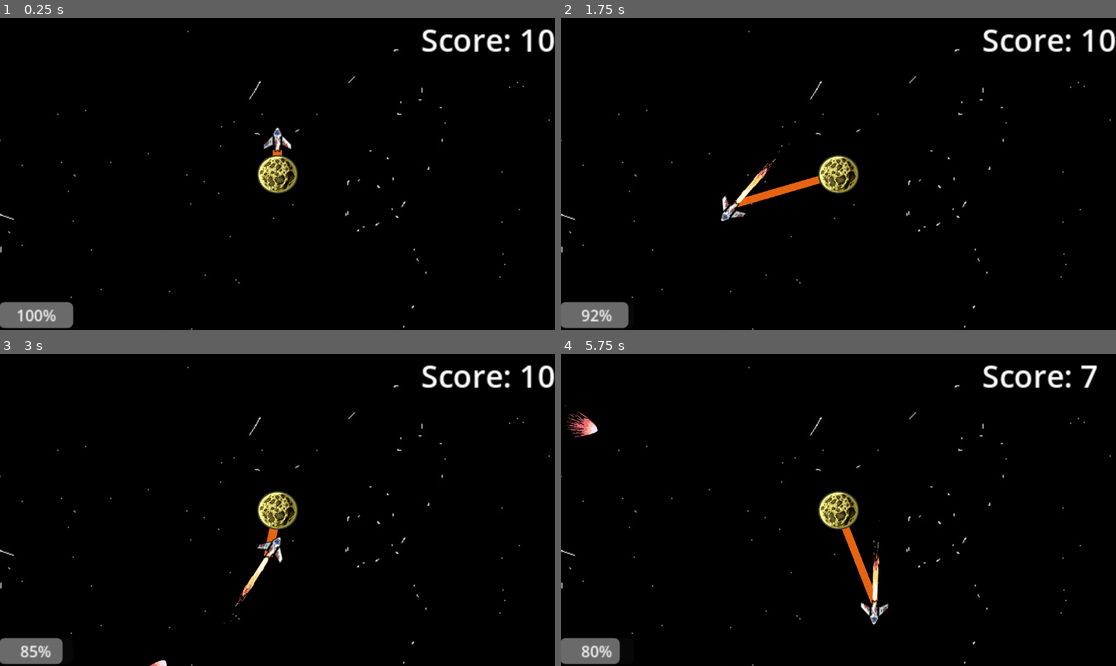
Above: before the commit, frames 1-4 (two rows, left to right).
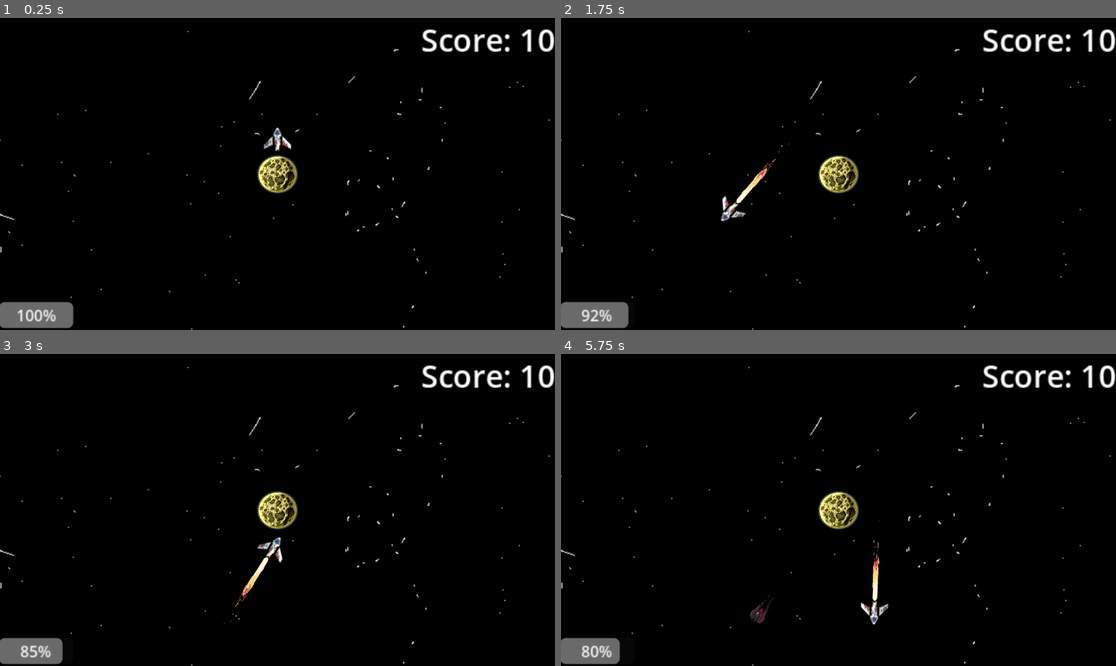
Above: after the commit, the same moments.

Repository: Fila2224/bounce-back
Game: Godot game, scene res://scenes/main_scene.tscn
Same seed, same stepped clock (60 frames per second), same inputs: the game is played once before the commit and once after it.
Inputs:
- Up to frame 1 (0.25 s): no input
- Up to frame 2 (1.75 s): tap Enter at 0.5 s; hold D (right) 0.53-1.28 s; hold Shift (speed) 0.53-1.28 s; hold S (down) from 1.28 s (still down); tap Space (blip) at 1.35 s; tap Shift (speed) at 1.55 s
- Up to frame 3 (3 s): release S (down) at 2.03 s; hold D (right) 2.03-2.78 s; hold Shift (speed) 2.03-2.78 s; hold Up (up) from 2.78 s (still down); tap Shift (speed) at 2.85 s
- Up to frame 4 (5.75 s): release Up (up) at 3.53 s; hold Shift (speed) 3.53-4.28 s; hold Left (left) 3.53-5.03 s; tap Space (blip) at 3.6 s; tap Shift (speed) at 4.35 s; hold S (down) from 5.03 s (still down); hold Shift (speed) from 5.03 s (still down)

The runs differ from the first frame. In frame 1, less than 0.1% of the frame differs, in the area x 49-51%, y 42-45%; in frame 2, 0.4%; in frame 3, 0.1%; in frame 4, 1.0%, in the area x 0-100%, y 3-87%.

Commit message:
zvysovani intenziti meteoru a stihacky v prubehu hry

Diff:
--- a/scenes/main_scene.tscn
+++ b/scenes/main_scene.tscn
@@ -33,6 +33,7 @@
 planet = NodePath("../moon-center")
 
 [node name="Line2D" type="Line2D" parent="." unique_id=206474877 groups=["line"]]
+visible = false
 z_index = -5
 default_color = Color(1, 0.43137255, 0.078431375, 0.9019608)
 script = ExtResource("4_pu3yx")
--- a/scenes/progress_bar.gd
+++ b/scenes/progress_bar.gd
@@ -4,6 +4,3 @@
 # Called when the node enters the scene tree for the first time.
 func _ready() -> void:
 	value = 100
-
-func _process(delta: float) -> void:
-	print('''''')
--- a/scripts/enemy_fighter.gd
+++ b/scripts/enemy_fighter.gd
@@ -7,10 +7,11 @@
 @onready var anim: AnimatedSprite2D = $AnimatedSprite2D
 @onready var area_2d: Area2D = $Area2D
 
-## Rychlost letu stíhačky (o něco pomalejší než meteory, které mají 100)
-@export var speed: float = 75.0
+## Počáteční základní rychlost stíhačky (o něco pomalejší než meteory)
+@export var speed: float = 48.0
 
 var is_dead: bool = false
+var lifetime: float = 0.0
 
 func _ready() -> void:
 	if not moon_center and get_parent():
@@ -28,17 +29,20 @@
 	if is_dead:
 		return
 
+	lifetime += delta
+	if lifetime > 40.0:
+		queue_free()
+		return
+
 	if not moon_center:
 		return
 
-	# Otáčení čelem k měsíci (sprite má špičku doprava, takže rotation přímo odpovídá úhlu směru)
 	var dir := (moon_center.global_position - global_position).normalized()
 	if dir != Vector2.ZERO:
 		rotation = dir.angle()
 
 	global_position = global_position.move_toward(moon_center.global_position, speed * delta)
 
-	# Záložní detekce nárazu na povrch měsíce (poloměr měsíce cca 20 px)
 	if global_position.distance_to(moon_center.global_position) <= 22.0:
 		on_hit_moon()
 
@@ -46,10 +50,8 @@
 	if is_dead:
 		return
 
-	# 1. Zásah naší raketou
 	if body.name == "rocket" or body.is_in_group("rocket"):
 		on_hit_rocket()
-	# 2. Zásah měsíce
 	elif body.name == "moon-center" or body.get_parent() == moon_center or body.is_in_group("moon"):
 		on_hit_moon()
 
@@ -59,29 +61,42 @@
 	if area.get_parent() and (area.get_parent().name == "rocket" or area.get_parent().is_in_group("rocket")):
 		on_hit_rocket()
 
-## Zničení stíhačky naší raketou -> animace 'destroyed'
+func _disable_collision() -> void:
+	if area_2d:
+		area_2d.set_deferred("monitoring", false)
+		area_2d.set_deferred("monitorable", false)
+
 func on_hit_rocket() -> void:
 	if is_dead:
 		return
 	is_dead = true
+	_disable_collision()
 	hit_rocket.emit()
 	print("Stíhačka zničena raketou! (+3 body)")
 
 	if anim:
 		anim.play("destroyed")
+		get_tree().create_timer(1.2).timeout.connect(func():
+			if is_instance_valid(self):
+				queue_free()
+		)
 	else:
 		queue_free()
 
-## Dotyk stíhačky s měsícem -> animace 'attack_2'
 func on_hit_moon() -> void:
 	if is_dead:
 		return
 	is_dead = true
+	_disable_collision()
 	hit_moon.emit()
 	print("Stíhačka zaútočila na měsíc! (-5 bodů)")
 
 	if anim:
 		anim.play("attack_2")
+		get_tree().create_timer(1.0).timeout.connect(func():
+			if is_instance_valid(self):
+				queue_free()
+		)
 	else:
 		queue_free()
 
--- a/scripts/main_scene.gd
+++ b/scripts/main_scene.gd
@@ -6,11 +6,25 @@
 @export var meteor_scene: PackedScene = preload("res://scenes/meteor.tscn")
 @export var fighter_scene: PackedScene = preload("res://scenes/enemy_fighter.tscn")
 
-## Šance na spawnutí stíhačky místo meteoru (0.20 odpovídá poměru 1 stíhačka na 4 meteory)
-@export var fighter_spawn_chance: float = 0.20
+## Poměr spawnů: 1 stíhačka na každé 4 meteory
+enum EnemyType { METEOR, FIGHTER }
+var spawn_bag: Array[EnemyType] = []
 
-@export var spawn_interval: float = 2.5
-@export var spawn_interval_variation: float = 0.5
+## Dynamické zvyšování obtížnosti
+var elapsed_game_time: float = 0.0
+
+## Nastavení intervalu spawnů (začíná na 3.2 s a postupně zrychluje)
+@export var initial_spawn_interval: float = 3.2
+@export var min_spawn_interval: float = 0.75
+@export var difficulty_ramp_duration: float = 110.0 # Dosažení maximální intenzity kolem 1:50 min
+
+## Nastavení rychlostí nepřátel (na začátku výrazně zpomaleno)
+@export var initial_meteor_speed: float = 60.0
+@export var max_meteor_speed: float = 105.0
+
+@export var initial_fighter_speed: float = 48.0
+@export var max_fighter_speed: float = 85.0
+
 @export var spawn_margin: float = 40.0
 
 @onready var moon_center: Node2D = $"moon-center"
@@ -22,15 +36,60 @@
 		score_label = find_child("score", true, false) as Label
 	update_score_display()
 
+	if not meteor_scene:
+		meteor_scene = preload("res://scenes/meteor.tscn")
+	if not fighter_scene:
+		fighter_scene = preload("res://scenes/enemy_fighter.tscn")
+
+	_refill_spawn_bag()
+
 	if spawn_timer:
 		spawn_timer.timeout.connect(_on_meteor_timer_timeout)
-		spawn_timer.wait_time = spawn_interval
+		spawn_timer.wait_time = initial_spawn_interval
 		spawn_timer.start()
+
+func _process(delta: float) -> void:
+	elapsed_game_time += delta
+
+## Vrátí faktor obtížnosti od 0.0 (začátek) do 1.0 (kolem 1:50 min)
+func get_difficulty_factor() -> float:
+	return clampf(elapsed_game_time / maxf(1.0, difficulty_ramp_duration), 0.0, 1.0)
+
+## Spočítá aktuální interval spawnování – zrychluje plynule s časem
+func get_current_spawn_interval() -> float:
+	var factor := get_difficulty_factor()
+	# Kvadratická křivka – na začátku klid, po 60–90 sekundách začne tempo rapidně houstnout
+	var curved_factor := factor * factor
+	return lerpf(initial_spawn_interval, min_spawn_interval, curved_factor)
+
+func get_current_meteor_speed() -> float:
+	return lerpf(initial_meteor_speed, max_meteor_speed, get_difficulty_factor())
+
+func get_current_fighter_speed() -> float:
+	return lerpf(initial_fighter_speed, max_fighter_speed, get_difficulty_factor())
+
+func _refill_spawn_bag() -> void:
+	# Garantovaný poměr 1 stíhačka na 4 meteory bez výpadků vlivem náhody
+	spawn_bag = [
+		EnemyType.METEOR,
+		EnemyType.METEOR,
+		EnemyType.METEOR,
+		EnemyType.METEOR,
+		EnemyType.FIGHTER
+	]
+	spawn_bag.shuffle()
 
 func _on_meteor_timer_timeout() -> void:
 	spawn_enemy()
+
+	# Po cca 95 s (okolo 1:35 min) přibývá šance na spawn druhého nepřítele naráz
+	if elapsed_game_time > 95.0 and randf() < 0.35:
+		spawn_enemy()
+
 	if spawn_timer:
-		var next_time := maxf(0.8, spawn_interval + randf_range(-spawn_interval_variation, spawn_interval_variation))
+		var current_interval := get_current_spawn_interval()
+		var variation := current_interval * 0.15
+		var next_time := maxf(0.5, current_interval + randf_range(-variation, variation))
 		spawn_timer.wait_time = next_time
 
 func get_random_screen_edge_position() -> Vector2:
@@ -57,19 +116,28 @@
 
 	return center + spawn_pos
 
-## Vybere a vygeneruje nepřítele (stíhačku nebo meteor v poměru 1:4)
+## Vybere a vygeneruje nepřítele podle shuffle-bagu v poměru 1:4
 func spawn_enemy() -> void:
-	if randf() < fighter_spawn_chance and fighter_scene:
+	if spawn_bag.is_empty():
+		_refill_spawn_bag()
+
+	var next_type: EnemyType = spawn_bag.pop_back()
+	if next_type == EnemyType.FIGHTER:
 		spawn_fighter()
 	else:
 		spawn_meteor()
 
 func spawn_meteor() -> void:
 	if not meteor_scene:
+		meteor_scene = preload("res://scenes/meteor.tscn")
+	if not meteor_scene:
 		return
 
 	var meteor := meteor_scene.instantiate() as Node2D
 	meteor.global_position = get_random_screen_edge_position()
+
+	if "speed" in meteor:
+		meteor.speed = get_current_meteor_speed()
 
 	if "moon_center" in meteor and moon_center:
 		meteor.moon_center = moon_center
@@ -83,10 +151,16 @@
 
 func spawn_fighter() -> void:
 	if not fighter_scene:
+		fighter_scene = preload("res://scenes/enemy_fighter.tscn")
+	if not fighter_scene:
+		spawn_meteor()
 		return
 
 	var fighter := fighter_scene.instantiate() as Node2D
 	fighter.global_position = get_random_screen_edge_position()
+
+	if "speed" in fighter:
+		fighter.speed = get_current_fighter_speed()
 
 	if "moon_center" in fighter and moon_center:
 		fighter.moon_center = moon_center
--- a/scripts/meteor.gd
+++ b/scripts/meteor.gd
@@ -7,7 +7,8 @@
 @onready var anim: AnimatedSprite2D = $AnimatedSprite2D
 @onready var area_2d: Area2D = $Area2D
 
-@export var speed: float = 100.0
+## Počáteční základní rychlost meteoru (při startu zpomaleno)
+@export var speed: float = 60.0
 
 var is_exploded: bool = false
 
